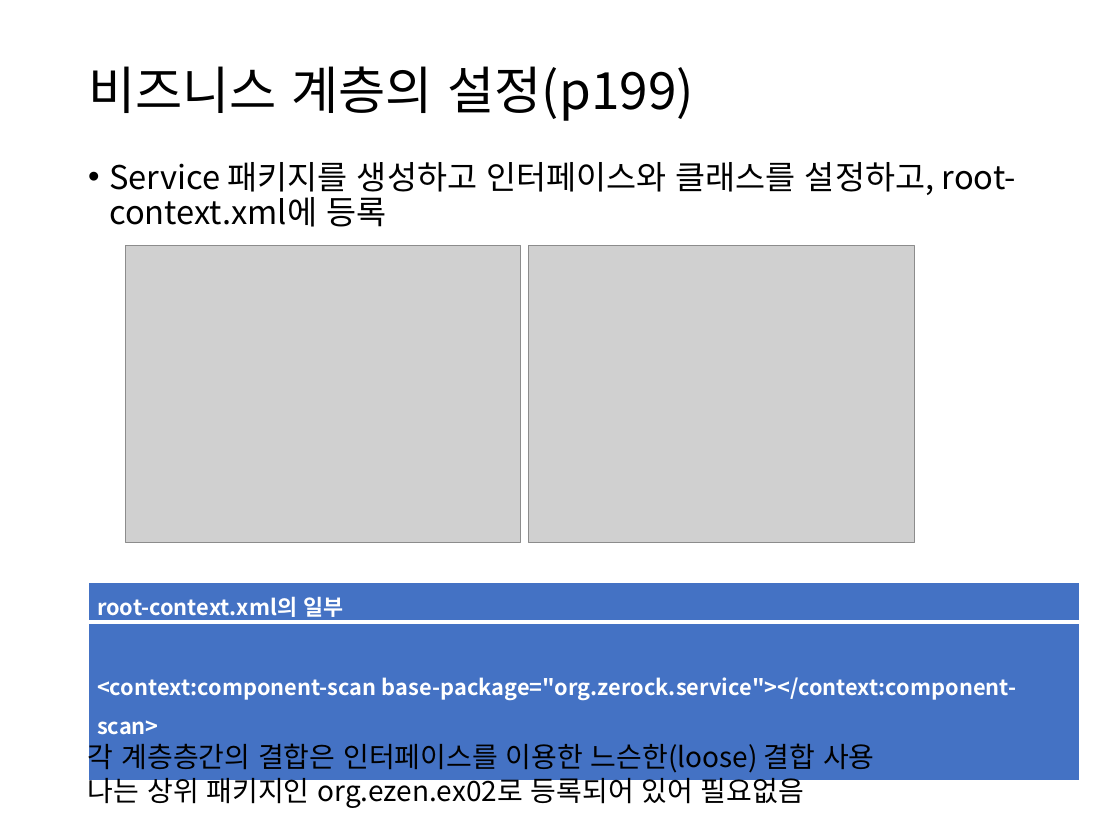
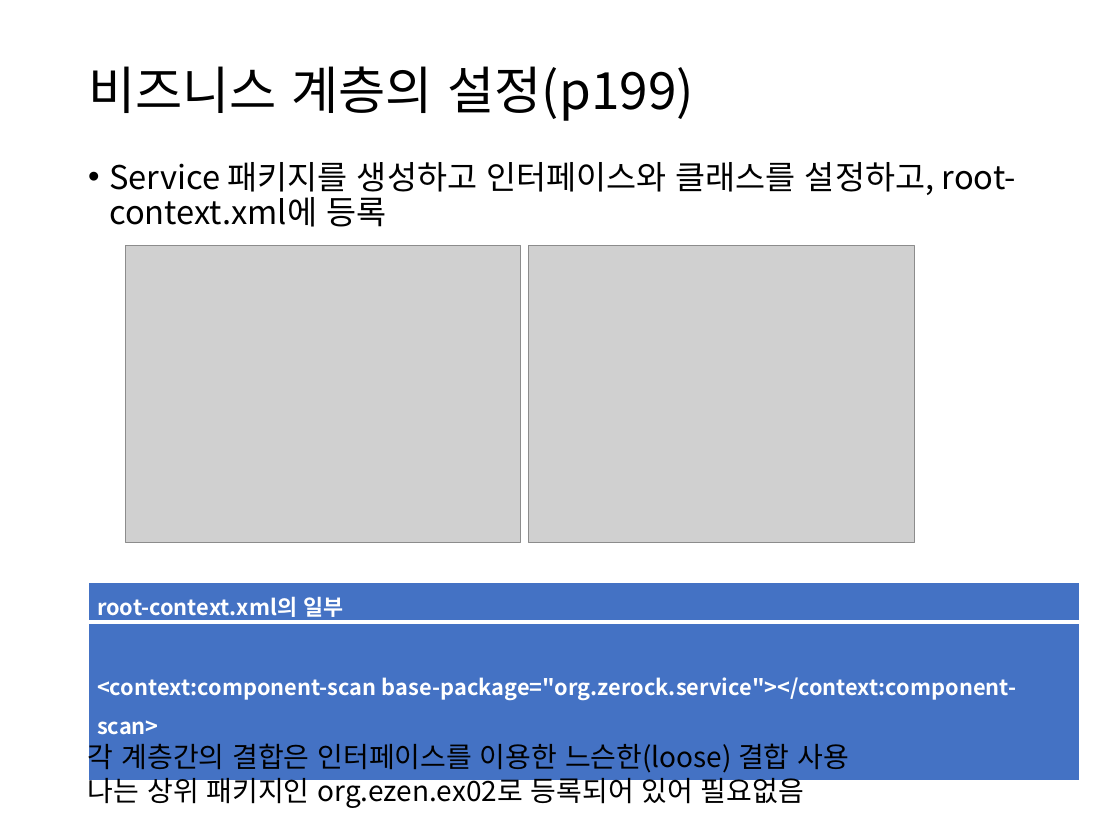
Before and after one commit to itrecipe/Web_Study_ez, a slide deck: slide 33 of spring - 학습자료/코드로 배우는 스프링 웹 프로젝트 (개정판) 학습자료/PART3.pptx. Drawn at 1120x840 pixels with LibreOffice and Linux fonts; fonts in the diff are those of the drawing; grey boxes stand for pictures. Boxes give left, top, right and bottom in pixels: in the first picture for what was removed or moved away, otherwise in the second. Text is boxed around its words. In the diff, an @@ line names an element or a change of style, - is before the commit and + after.

Commit message:
spring_학습자료
23.6.28

```diff
--- a/spring - 학습자료/코드로 배우는 스프링 웹 프로젝트 (개정판) 학습자료/PART3.pptx
+++ b/spring - 학습자료/코드로 배우는 스프링 웹 프로젝트 (개정판) 학습자료/PART3.pptx
@@ text at box(88, 739, 849, 808): text changed @@
-각 계층층간의 결합은 인터페이스를 이용한 느슨한(loose) 결합 사용
-나는 상위 패키지인 org.ezen.ex02로 등록되어 있어 필요없음
+각 계층간의 결합은 인터페이스를 이용한 느슨한(loose) 결합 사용
+나는 상위 패키지인 org.ezen.ex02로 등록되어 있어 필요없음
```
